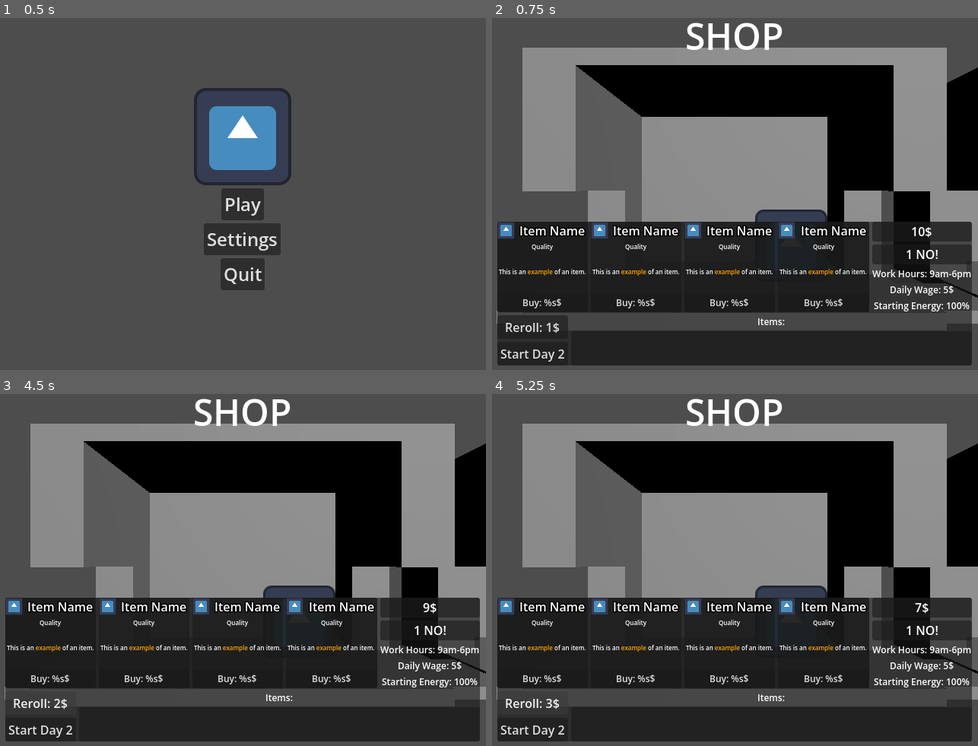
Above: before the commit, frames 1-4 (two rows, left to right).
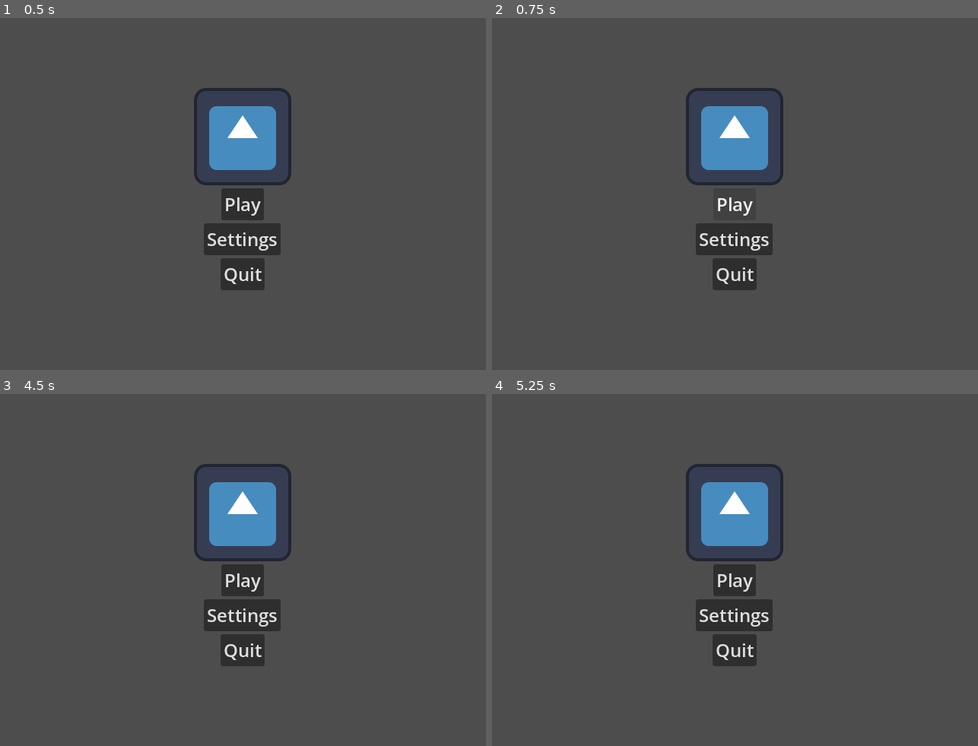
Above: after the commit, the same moments.

Repository: Smg065/WGJ2026
Game: Godot game, scene res://Scenes/MainMenu.tscn
The game is run twice, just before and just after one commit, with the same random seed, the same clock (stepped at 60 frames per second) and the same inputs. The project has no main scene, so this scene is started directly. The engine's default icon, where the game draws it, is replaced by a stand-in: a white triangle on a blue panel in a dark square.
Inputs (mouse positions are in pixels of both pictures, inside the frame that each line leads up to):
- Up to frame 1 (0.5 s): no input
- Up to frame 2 (0.75 s): click "Play" at 0.5 s
- Up to frame 3 (4.5 s): click (243, 580) at 1.25 s, where only the run after the commit has a clickable "Play"; click (38, 728) at 2 s, where only the run before the commit has a clickable "Start Day 2"; click (38, 728) at 2.75 s, where only the run before the commit has a clickable "Start Day 2"; click (48, 679) at 3.5 s, where only the run before the commit has a clickable "Buy: %s$"; click (38, 703) at 4.25 s, where only the run before the commit has a clickable "Reroll: 1$"
- Up to frame 4 (5.25 s): click (530, 703) at 5 s, where only the run before the commit has a clickable "Reroll: 2$"

Frame 1 is identical in both runs. In frame 2, 74% of the frame differs, in the area x 0-100%, y 1-99%; in frame 3, 73%; in frame 4, 73%.

Commit message:
Victory Screen

Diff:
--- a/Scenes/Gameplay.tscn
+++ b/Scenes/Gameplay.tscn
@@ -4,6 +4,7 @@
 [ext_resource type="PackedScene" uid="uid://nbdomxpui5yx" path="res://Resources/TrainWagon.tscn" id="2_tdndw"]
 [ext_resource type="Texture2D" uid="uid://duy0mimcue85a" path="res://icon.svg" id="3_mofsa"]
 [ext_resource type="Texture2D" uid="uid://m6hkwlqxkkec" path="res://Sprites/UI/Yes.png" id="3_ovofm"]
+[ext_resource type="PackedScene" uid="uid://omcdkcc7cmn" path="res://Scenes/MainMenu.tscn" id="3_rhmiw"]
 [ext_resource type="Texture2D" uid="uid://dsdhfod08xkcd" path="res://Sprites/UI/No.png" id="4_mofsa"]
 [ext_resource type="PackedScene" uid="uid://by6nvg44u7bqr" path="res://Resources/ResourceModPanel.tscn" id="4_u8j7u"]
 [ext_resource type="PackedScene" uid="uid://c1nxvpsgns2r4" path="res://Resources/ShopItem.tscn" id="7_xwjbm"]
@@ -14,7 +15,10 @@
 [sub_resource type="LabelSettings" id="LabelSettings_u8j7u"]
 font_size = 12
 
-[node name="Gameplay" type="Node3D" unique_id=636112707 node_paths=PackedStringArray("trainRoot", "mainScene", "mainUI", "dayLabel", "wagonLabel", "timeLabel", "timeCost", "energyBar", "energyCost", "moneyLabel", "moneyCost", "yesButton", "noButton", "nosCost", "charPort", "charDialogue", "earningsUI", "dayCompleteLabel", "timeMoneyBonus", "energyMoneyBonus", "noMoneyBonus", "dailyWageLabel", "dayEndTotalLabel", "dayEndUIButton", "shopUI", "moneyLabelShop", "nosLabelShop", "workHoursLabel", "dailyWageShopLabel", "startingEnergyLabel", "rerollButton", "nextDayButton", "itemsHBox")]
+[sub_resource type="LabelSettings" id="LabelSettings_68abm"]
+font_size = 64
+
+[node name="Gameplay" type="Node3D" unique_id=636112707 node_paths=PackedStringArray("trainRoot", "mainScene", "mainUI", "dayLabel", "wagonLabel", "timeLabel", "timeCost", "energyBar", "energyCost", "moneyLabel", "moneyCost", "yesButton", "noButton", "nosCost", "charPort", "charDialogue", "earningsUI", "dayCompleteLabel", "timeMoneyBonus", "energyMoneyBonus", "noMoneyBonus", "dailyWageLabel", "dayEndTotalLabel", "dayEndUIButton", "shopUI", "moneyLabelShop", "nosLabelShop", "workHoursLabel", "dailyWageShopLabel", "startingEnergyLabel", "rerollButton", "nextDayButton", "itemsHBox", "victoryUI", "gameOverUI")]
 script = ExtResource("1_r5ka5")
 trainRoot = NodePath("MainScene/TrainRoot")
 wagonPrefab = ExtResource("2_tdndw")
@@ -50,6 +54,9 @@
 rerollButton = NodePath("ShopUI/MainShop/PanelContainer/ShopMainVBox/BottomPanel/ProgressButtons/RerollButton")
 nextDayButton = NodePath("ShopUI/MainShop/PanelContainer/ShopMainVBox/BottomPanel/ProgressButtons/NextDayButton")
 itemsHBox = NodePath("ShopUI/MainShop/PanelContainer/ShopMainVBox/BottomPanel/ItemsInfo/ItemsPanel/ItemsScrollContainer/ItemsHBox")
+victoryUI = NodePath("VictoryUI")
+gameOverUI = NodePath("GameOverUI")
+mainMenu = ExtResource("3_rhmiw")
 
 [node name="Cam" type="Camera3D" parent="." unique_id=351483388]
 
@@ -324,6 +331,7 @@
 text = "Continue"
 
 [node name="ShopUI" type="Control" parent="." unique_id=776344173]
+visible = false
 layout_mode = 3
 anchors_preset = 15
 anchor_right = 1.0
@@ -494,8 +502,103 @@
 layout_mode = 2
 size_flags_horizontal = 3
 size_flags_vertical = 3
+
+[node name="VictoryUI" type="ColorRect" parent="." unique_id=473069850]
+visible = false
+anchors_preset = 15
+anchor_right = 1.0
+anchor_bottom = 1.0
+grow_horizontal = 2
+grow_vertical = 2
+color = Color(0, 0, 0, 0.49803922)
+
+[node name="VictoryVBox" type="VBoxContainer" parent="VictoryUI" unique_id=256195519]
+layout_mode = 1
+anchors_preset = -1
+anchor_right = 1.0
+anchor_bottom = 1.0
+offset_left = 8.0
+offset_top = 8.0
+offset_right = -8.0
+offset_bottom = -8.0
+grow_horizontal = 2
+grow_vertical = 2
+
+[node name="VictoryLabel" type="Label" parent="VictoryUI/VictoryVBox" unique_id=435041139]
+layout_mode = 2
+text = "Victory!"
+label_settings = SubResource("LabelSettings_68abm")
+horizontal_alignment = 1
+vertical_alignment = 1
+
+[node name="VictoryInfo" type="Control" parent="VictoryUI/VictoryVBox" unique_id=81928013]
+layout_mode = 2
+size_flags_vertical = 3
+
+[node name="VictoryButtons" type="HBoxContainer" parent="VictoryUI/VictoryVBox" unique_id=1470417739]
+layout_mode = 2
+
+[node name="EndlessModeButton" type="Button" parent="VictoryUI/VictoryVBox/VictoryButtons" unique_id=925905738]
+layout_mode = 2
+size_flags_horizontal = 6
+text = "Endless"
+
+[node name="MainMenu" type="Button" parent="VictoryUI/VictoryVBox/VictoryButtons" unique_id=1381104624]
+layout_mode = 2
+size_flags_horizontal = 6
+text = "Main Menu"
+
+[node name="GameOverUI" type="ColorRect" parent="." unique_id=946537232]
+visible = false
+anchors_preset = 15
+anchor_right = 1.0
+anchor_bottom = 1.0
+grow_horizontal = 2
+grow_vertical = 2
+color = Color(0, 0, 0, 0.49803922)
+
+[node name="GameOverVBox" type="VBoxContainer" parent="GameOverUI" unique_id=284700166]
+layout_mode = 1
+anchors_preset = -1
+anchor_right = 1.0
+anchor_bottom = 1.0
+offset_left = 8.0
+offset_top = 8.0
+offset_right = -8.0
+offset_bottom = -8.0
+grow_horizontal = 2
+grow_vertical = 2
+
+[node name="GameOverLabel" type="Label" parent="GameOverUI/GameOverVBox" unique_id=1977854904]
+layout_mode = 2
+text = "Game Over"
+label_settings = SubResource("LabelSettings_68abm")
+horizontal_alignment = 1
+vertical_alignment = 1
+
+[node name="GameOverInfo" type="Control" parent="GameOverUI/GameOverVBox" unique_id=250850116]
+layout_mode = 2
+size_flags_vertical = 3
+
+[node name="GameOverButtons" type="HBoxContainer" parent="GameOverUI/GameOverVBox" unique_id=1968979678]
+layout_mode = 2
+
+[node name="RetryButton" type="Button" parent="GameOverUI/GameOverVBox/GameOverButtons" unique_id=1930897813]
+layout_mode = 2
+size_flags_horizontal = 6
+text = "Retry"
+
+[node name="MainMenu" type="Button" parent="GameOverUI/GameOverVBox/GameOverButtons" unique_id=1735822375]
+layout_mode = 2
+size_flags_horizontal = 6
+text = "Main Menu"
 
 [connection signal="pressed" from="MainUI/UIVBox/BottomPanel/BottomVBox/Buttons/YesButton" to="." method="yes_pressed"]
 [connection signal="pressed" from="MainUI/UIVBox/BottomPanel/BottomVBox/Buttons/NoButton" to="." method="no_pressed"]
 [connection signal="pressed" from="DayEndUI/DayEndVPanel/DayEndPanelContainer/DayEndVBox/DayEndContinue" to="." method="to_shop"]
 [connection signal="pressed" from="ShopUI/MainShop/PanelContainer/ShopMainVBox/BottomPanel/ProgressButtons/RerollButton" to="." method="reroll_pressed"]
+[connection signal="pressed" from="ShopUI/MainShop/PanelContainer/ShopMainVBox/BottomPanel/ProgressButtons/NextDayButton" to="." method="next_day_pressed"]
+[connection signal="pressed" from="VictoryUI/VictoryVBox/VictoryButtons/EndlessModeButton" to="." method="endless_mode_pressed"]
+[connection signal="pressed" from="VictoryUI/VictoryVBox/VictoryButtons/MainMenu" to="." method="main_menu"]
+[connection signal="pressed" from="GameOverUI/GameOverVBox/GameOverButtons/RetryButton" to="." method="retry_pressed"]
+[connection signal="pressed" from="GameOverUI/GameOverVBox/GameOverButtons/MainMenu" to="." method="main_menu"]
--- a/Scenes/MainMenu.tscn
+++ b/Scenes/MainMenu.tscn
@@ -2,7 +2,6 @@
 
 [ext_resource type="Script" uid="uid://latfd4nk00rj" path="res://Scripts/MainMenu.gd" id="1_853f1"]
 [ext_resource type="Texture2D" uid="uid://duy0mimcue85a" path="res://icon.svg" id="1_tt5f1"]
-[ext_resource type="PackedScene" uid="uid://5ic7ywarmlh7" path="res://Scenes/Gameplay.tscn" id="2_8saeu"]
 
 [sub_resource type="LabelSettings" id="LabelSettings_ir5nv"]
 font_size = 32
@@ -18,7 +17,6 @@
 grow_horizontal = 2
 grow_vertical = 2
 script = ExtResource("1_853f1")
-playScene = ExtResource("2_8saeu")
 
 [node name="TitleScreen" type="Control" parent="." unique_id=453448449]
 layout_mode = 1
--- a/Scripts/Gameplay.gd
+++ b/Scripts/Gameplay.gd
@@ -60,6 +60,11 @@
 @export var nextDayButton : Button
 @export var itemsHBox : HBoxContainer
 
+@export_category("Misc UI")
+@export var victoryUI : Control
+@export var gameOverUI : Control
+@export var mainMenu : PackedScene
+
 @export_category("Resources")
 @export var day : int = 0:
 	get:
@@ -67,6 +72,12 @@
 	set(newDay):
 		day = newDay
 		update_day_vis()
+var startingNos : int = 1:
+	get:
+		return startingNos
+	set(newStartingNos):
+		startingNos = newStartingNos
+		update_starting_nos_vis()
 @export var nos : int = 1:
 	get:
 		return nos
@@ -132,12 +143,18 @@
 	update_reroll_vis()
 	update_work_hours_vis()
 	update_starting_energy_vis()
+	update_starting_nos_vis()
 
 ##Starts a new day
 func start_new_day():
+	shopUI.hide()
+	earningsUI.hide()
+	mainUI.show()
 	mainScene.show()
+	trainRoot.global_position = Vector3.ZERO
+	trainGoalPos = 0
 	day += 1
-	nos = day
+	nos = startingNos
 	energy = startingEnergy
 	totalWagons = 5 + day
 	wagonsLeft = totalWagons
@@ -154,7 +171,14 @@
 	update_wagon_vis()
 
 ##Ends the current day
-func end_day():
+func end_day(victoryOverride = false):
+	if day == 7:
+		if victoryOverride != true:
+			mainUI.hide()
+			victoryUI.show()
+			return
+		else:
+			victoryUI.hide()
 	mainUI.hide()
 	earningsUI.show()
 	dayCompleteLabel.text = "Day %s Complete!\n" % str(day)
@@ -286,10 +310,6 @@
 ##Set the nos UI
 func update_nos_vis():
 	noButton.text = "x" + str(nos)
-	var noSuffix := "s"
-	if nos == 1:
-		noSuffix = ""
-	nosLabelShop.text = "%s NO!%s" % [str(nos), noSuffix]
 
 func yes_pressed() -> void:
 	if curRequest != null:
@@ -322,6 +342,12 @@
 	money -= rerollCost
 	rerollCost += 1
 
+func update_starting_nos_vis():
+	var noSuffix := "s"
+	if startingNos == 1:
+		noSuffix = ""
+	nosLabelShop.text = "%s NO!%s" % [str(startingNos), noSuffix]
+
 func update_work_hours_vis():
 	workHoursLabel.text = "Work Hours: %sam-%spm" % [startingTime, endingTime - 12]
 
@@ -330,3 +356,15 @@
 
 func update_daily_wage_vis():
 	dailyWageLabel.text = "Daily Wage: %s" % dailyWage
+
+func next_day_pressed() -> void:
+	start_new_day()
+
+func endless_mode_pressed() -> void:
+	end_day(true)
+
+func main_menu() -> void:
+	get_tree().change_scene_to_packed(mainMenu)
+
+func retry_pressed() -> void:
+	get_tree().reload_current_scene()
